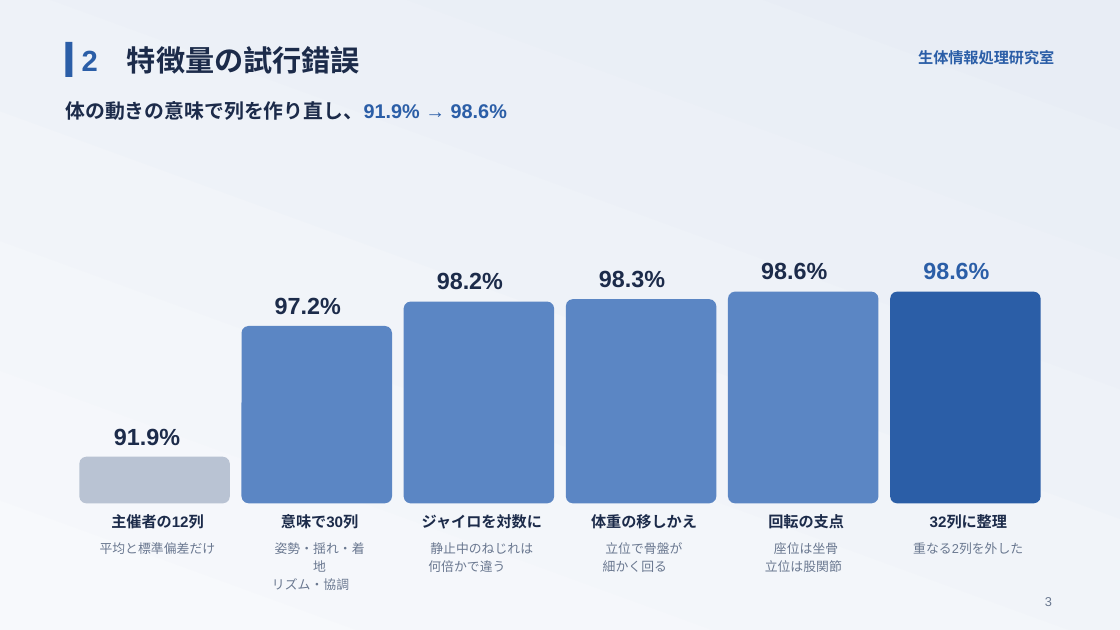
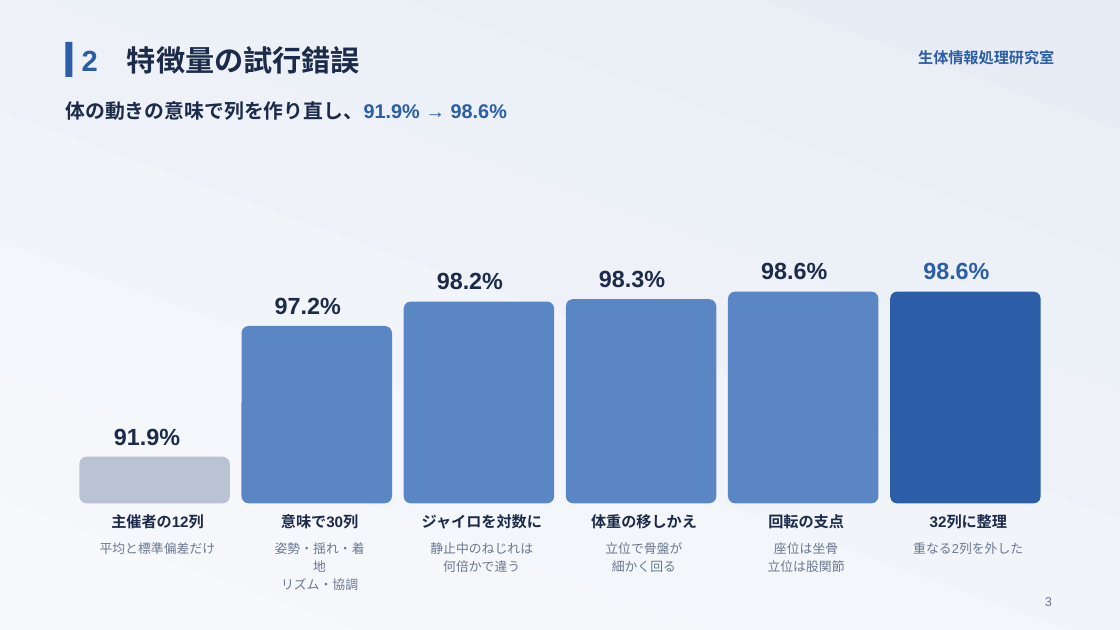
Before and after one commit to takuto-nohara/DataScienceContest, a slide deck: slide 3 of presentation/final_seitailab.pptx. Drawn at 1120x630 pixels with LibreOffice and Linux fonts; fonts in the diff are those of the drawing. Boxes give left, top, right and bottom in pixels: in the first picture for what was removed or moved away, otherwise in the second. Text is boxed around its words. In the diff, an @@ line names an element or a change of style, - is before the commit and + after.

```diff
--- a/presentation/final_seitailab.pptx
+++ b/presentation/final_seitailab.pptx
@@ text at (x1=443, y1=560, x2=520, y2=572): alignment left to centre @@
@@ text at (x1=612, y1=560, x2=676, y2=572): alignment left to centre @@
@@ text at (x1=768, y1=560, x2=845, y2=572): alignment left to centre @@
@@ text at (x1=281, y1=578, x2=358, y2=590): alignment left to centre @@
```
Also in this commit, not shown: 1 other slide changed, 4 other files.
